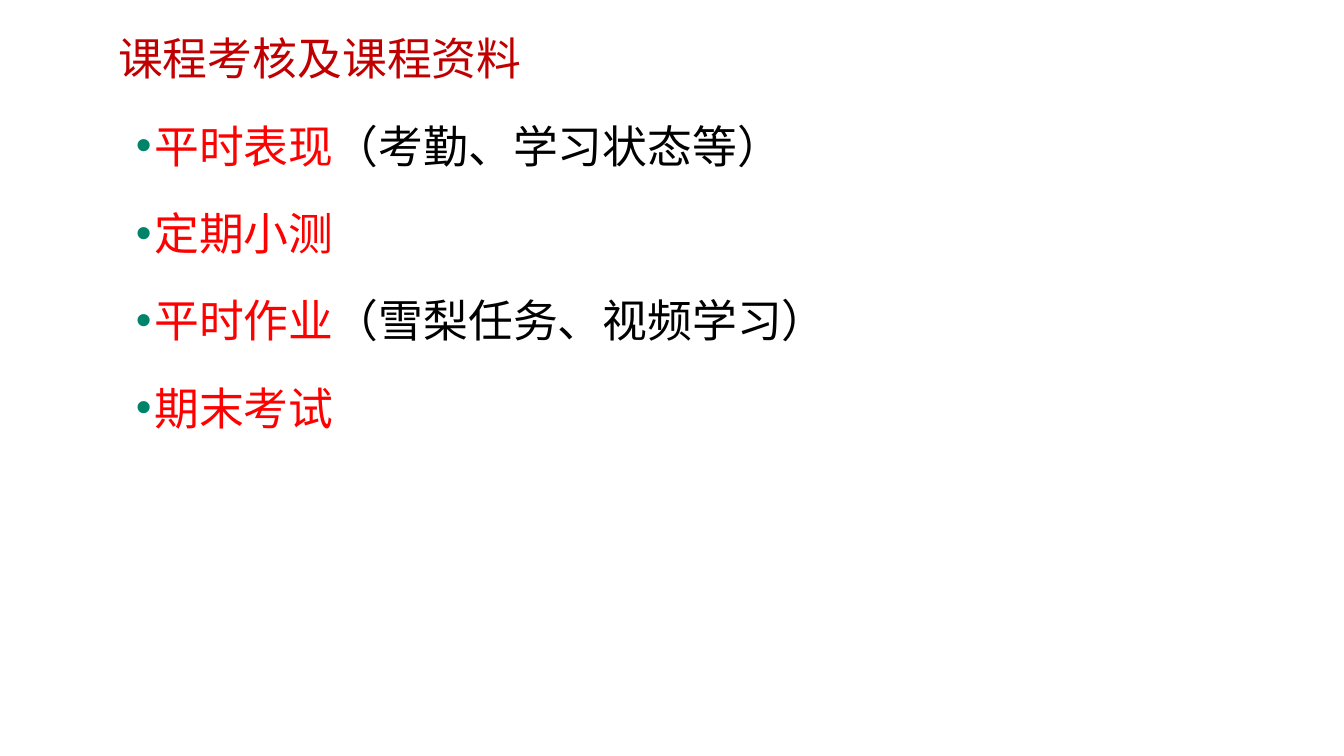
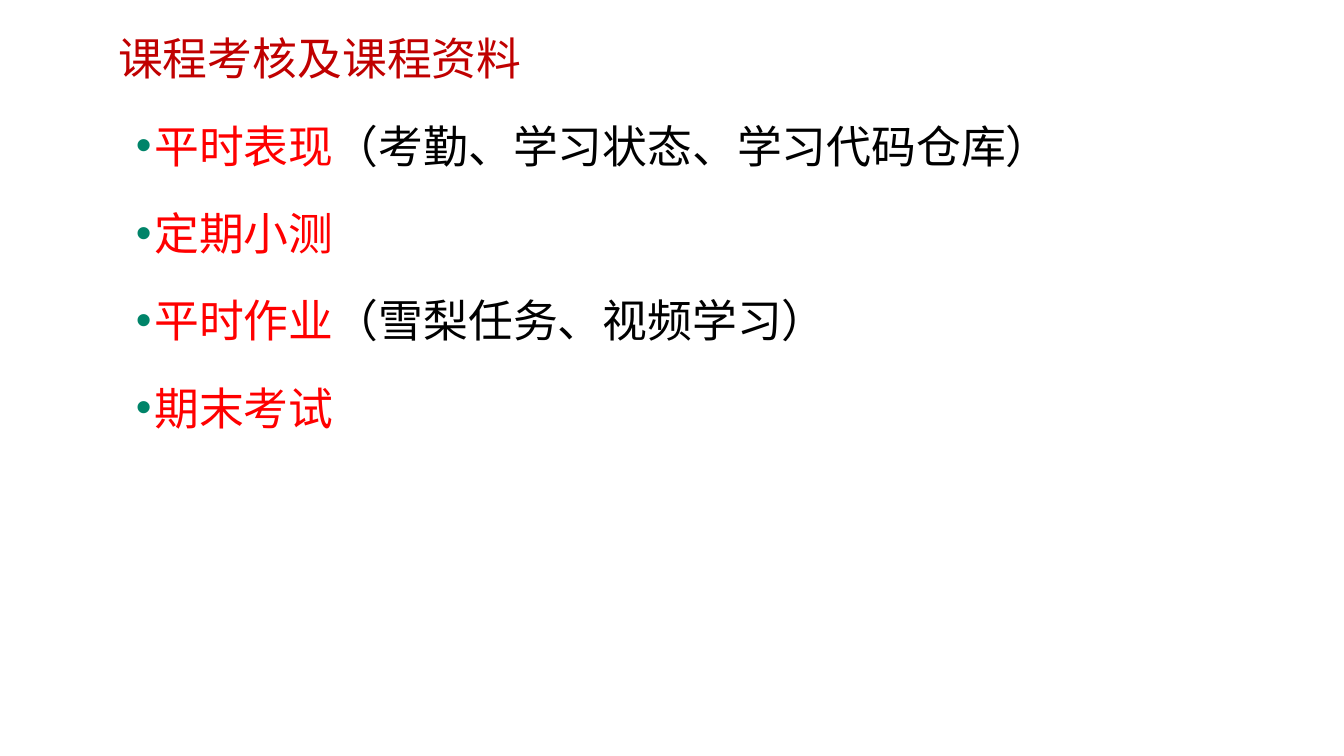
Before and after one commit to edu2act/course-javascript-advanced, a slide deck: slide 11 of 课程PPT/01.JavaScript发展历程及语言特点.pptx. Drawn at 1344x756 pixels with LibreOffice and Linux fonts; fonts in the diff are those of the drawing; background and template pictures are left out. Boxes give left, top, right and bottom in pixels: in the first picture for what was removed or moved away, otherwise in the second. Text is boxed around its words. In the diff, an @@ line names an element or a change of style, - is before the commit and + after.

```diff
--- a/课程PPT/01.JavaScript发展历程及语言特点.pptx
+++ b/课程PPT/01.JavaScript发展历程及语言特点.pptx
@@ text at box(154, 124, 1050, 167): text changed @@
-• 平时表现（考勤、学习状态等）
+• 平时表现（考勤、学习状态、学习代码仓库）
```
Also in this commit, not shown: 6 other slides changed, 1 slide removed, 3 other files.
